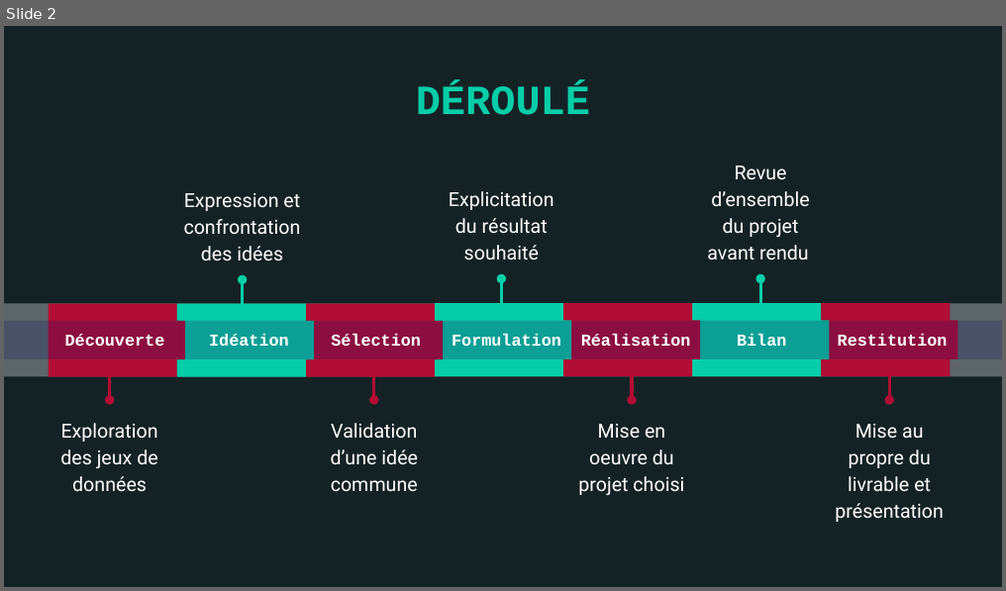
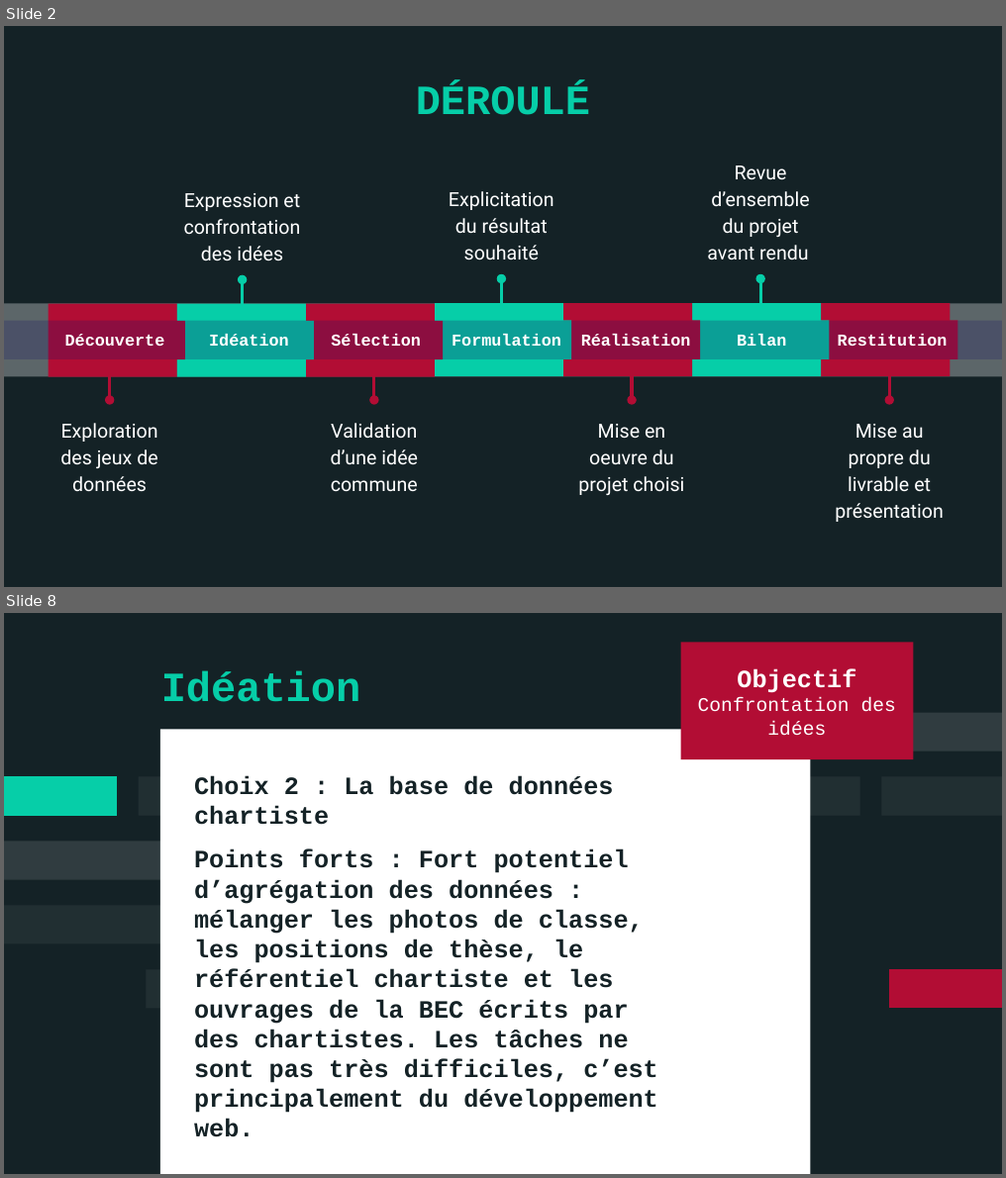
Before and after one commit to ademec/Serendipite-Godaille-Lenification, a slide deck: 2021-09 _ Carnet de bord.pptx. Shown one above the other, each under a label of ours: slide 2 before the commit, slides 2 and 8 after it; the slides between them are not shown. The pictures are 1006x591 and 1006x1178 pixels, drawn with LibreOffice and Linux fonts; fonts in the diff are those of the drawing. Boxes give left, top, right and bottom in pixels: in the first picture for what was removed or moved away, otherwise in the second. Text is boxed around its words. In the diff, an @@ line names an element or a change of style, - is before the commit and + after.

```diff
--- a/2021-09 _ Carnet de bord.pptx
+++ b/2021-09 _ Carnet de bord.pptx
@@ slide 8 added at (x1=4, y1=613, x2=1002, y2=1174), background #142226 @@
@@ rectangle added at (x1=680, y1=642, x2=913, y2=760), fill #B20D34, 14 pt, text #FFFFFF @@
+Objectif Confrontation des idées
@@ title added at (x1=161, y1=671, x2=361, y2=702), 30 pt, text #06CEA8, bold @@
+Idéation
@@ rectangle added at (x1=160, y1=730, x2=810, y2=1174), fill #FFFFFF @@
@@ freeform shape added at (x1=756, y1=713, x2=1002, y2=752), fill #FFFFFF at 12% opacity @@
@@ freeform shape added at (x1=4, y1=776, x2=118, y2=816), fill #06CEA8 @@
@@ freeform shape added at (x1=138, y1=776, x2=258, y2=816), fill #FFFFFF at 6% opacity @@
@@ text added at (x1=194, y1=775, x2=658, y2=1138), 18 pt, text #142226, bold @@
+Choix 2 : La base de données chartiste
+Points forts : Fort potentiel d’agrégation des données : mélanger les photos de classe, les positions de thèse, le référentiel chartiste et les ouvrages de la BEC écrits par des chartistes. Les tâches ne sont pas très difficiles, c’est principalement du développement web.
@@ freeform shape added at (x1=602, y1=776, x2=860, y2=816), fill #FFFFFF at 6% opacity @@
@@ freeform shape added at (x1=881, y1=776, x2=1002, y2=816), fill #FFFFFF at 6% opacity @@
@@ freeform shape added at (x1=4, y1=842, x2=197, y2=880), fill #FFFFFF at 12% opacity @@
@@ freeform shape added at (x1=4, y1=905, x2=250, y2=945), fill #FFFFFF at 6% opacity @@
@@ freeform shape added at (x1=146, y1=969, x2=266, y2=1008), fill #FFFFFF at 6% opacity @@
@@ freeform shape added at (x1=888, y1=969, x2=1002, y2=1008), fill #B20D34 @@
```
Also in this commit, not shown: 9 slides changed, 23 other slides added, 1 slide removed.
